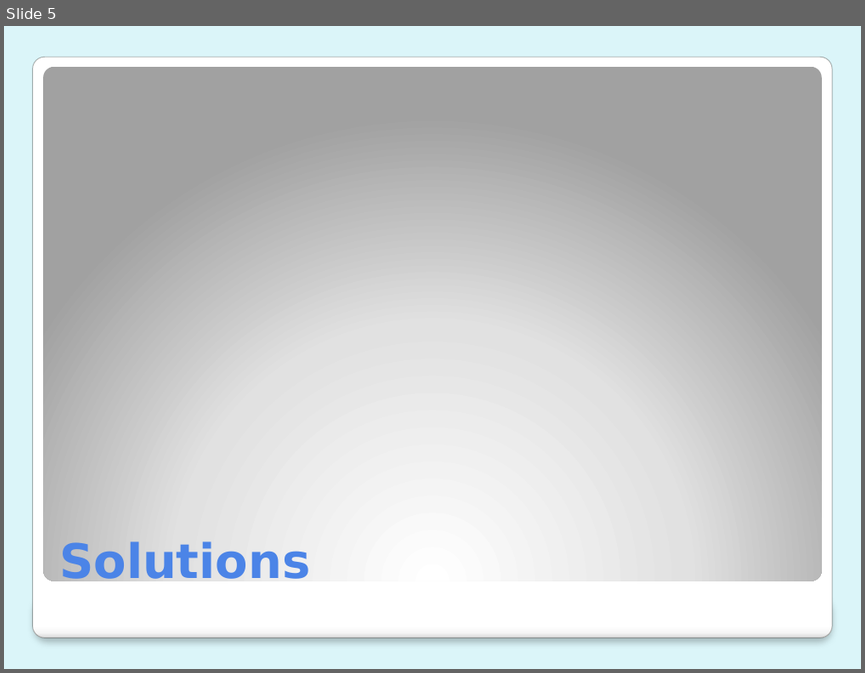
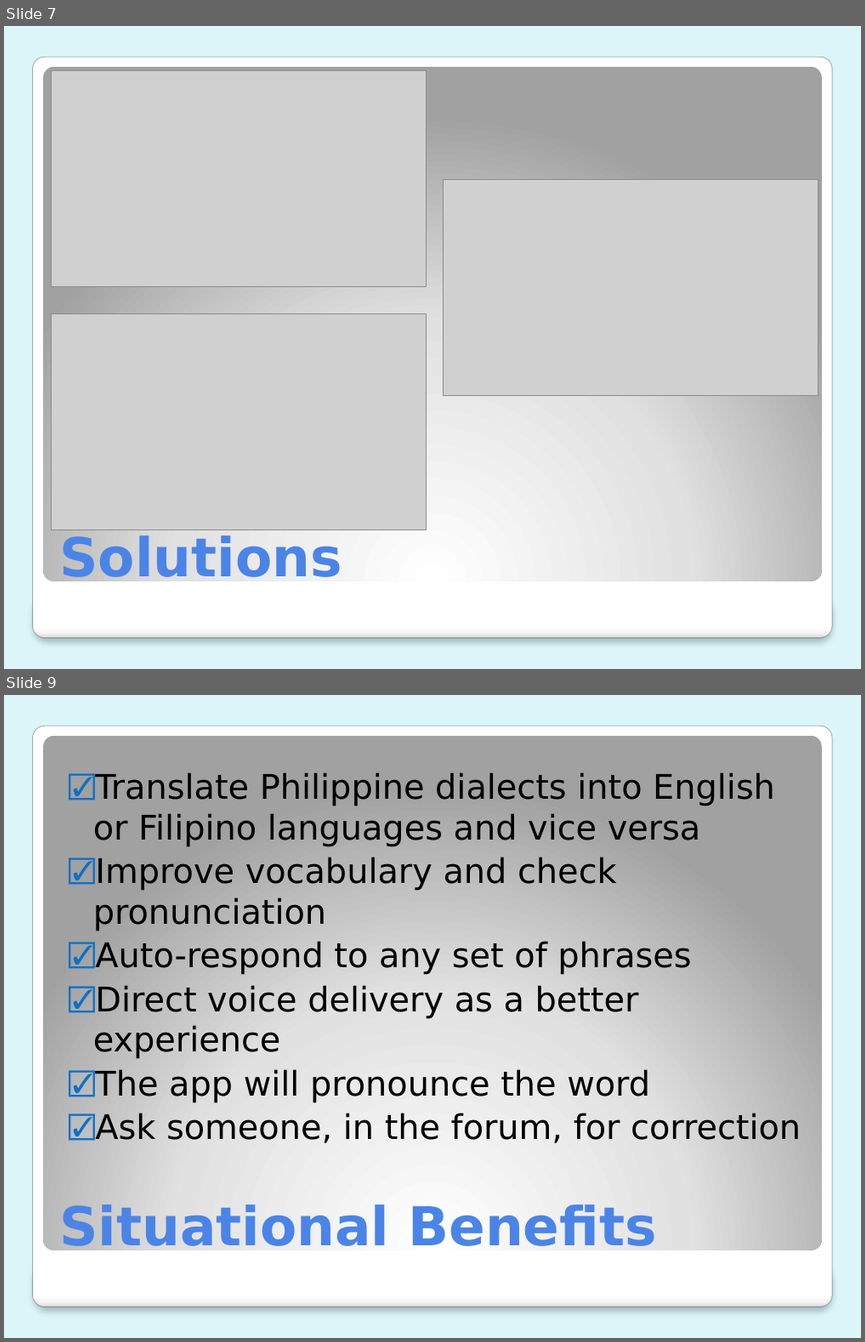
Before and after one commit to mlbelchez/Project---TENTREP, a slide deck: Presentation/PPT/Presentation 3.pptx. Shown one above the other, each under a label of ours: slide 5 before the commit, slides 7 and 9 after it; the slides between them are not shown. The pictures are 865x673 and 865x1342 pixels, drawn with LibreOffice and Linux fonts; fonts in the diff are those of the drawing; grey boxes stand for pictures. Boxes give left, top, right and bottom in pixels: in the first picture for what was removed or moved away, otherwise in the second. Text is boxed around its words. In the diff, an @@ line names an element or a change of style, - is before the commit and + after.

```diff
--- a/Presentation/PPT/Presentation 3.pptx
+++ b/Presentation/PPT/Presentation 3.pptx
@@ slide 9 added at <box>4,695,861,1338</box>, background #DBF5F9; not listed: 3 template elements that a slide beside it also shows @@
@@ text added at <box>93,772,800,1143</box>, 28.5 pt, text #000000 @@
+☑ Translate Philippine dialects into English or Filipino languages and vice versa
+☑ Improve vocabulary and check pronunciation
+☑ Auto-respond to any set of phrases
+☑ Direct voice delivery as a better experience
+☑ The app will pronounce the word
+☑ Ask someone, in the forum, for correction
@@ title added at <box>59,1202,657,1250</box>, 45 pt, text #4C84E8, bold @@
+Situational Benefits
@@ what was slide 5 is now slide 7 @@
@@ slide 7 changed as well @@
@@ picture added at <box>51,70,426,286</box> @@
@@ picture added at <box>443,179,818,395</box> @@
@@ picture added at <box>51,314,426,530</box> @@
@@ title "Solutions" at <box>59,533,341,587</box>: size 40 to 45 pt @@
```
Also in this commit, not shown: 3 other slides changed, 24 other slides added, 6 slides removed.
